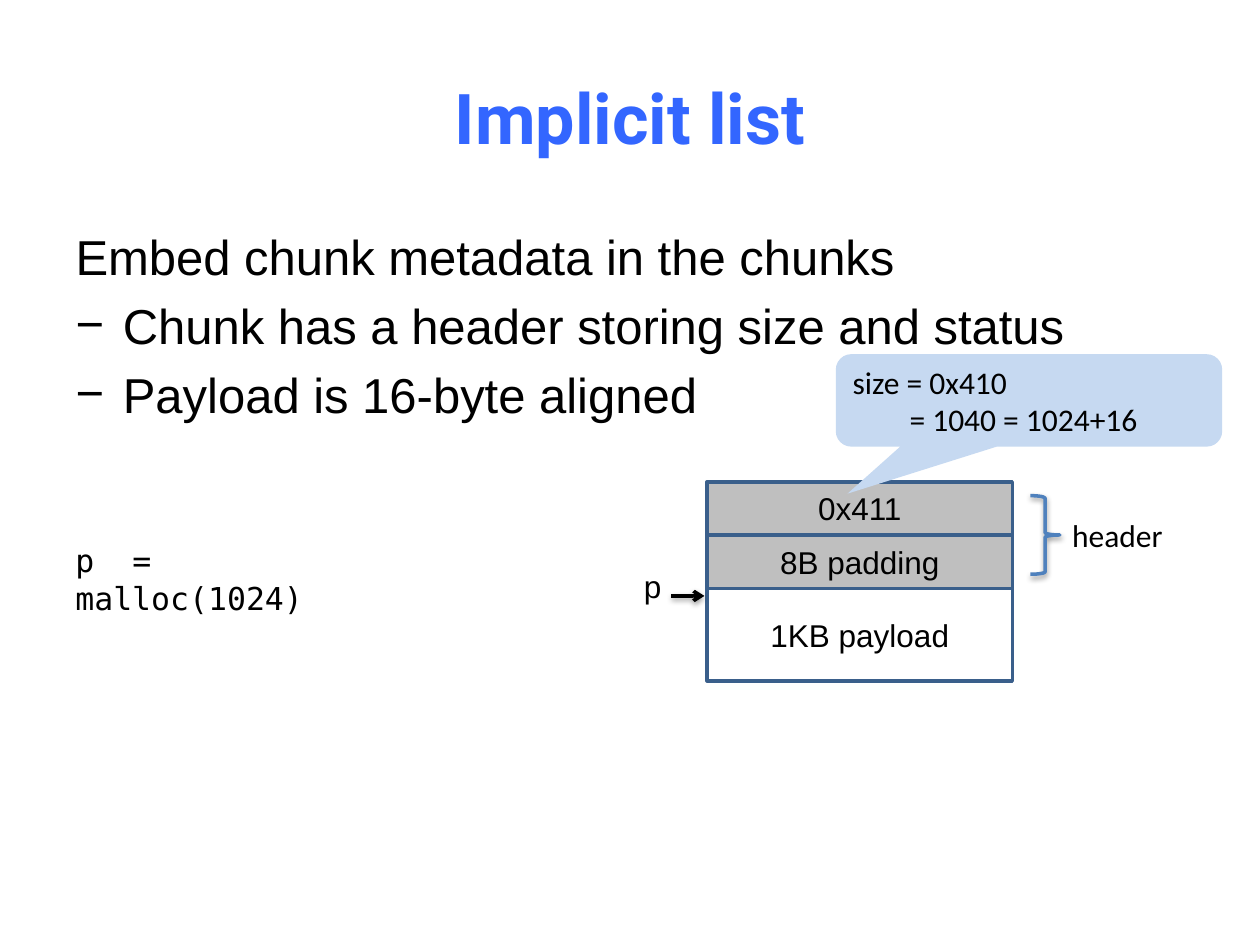
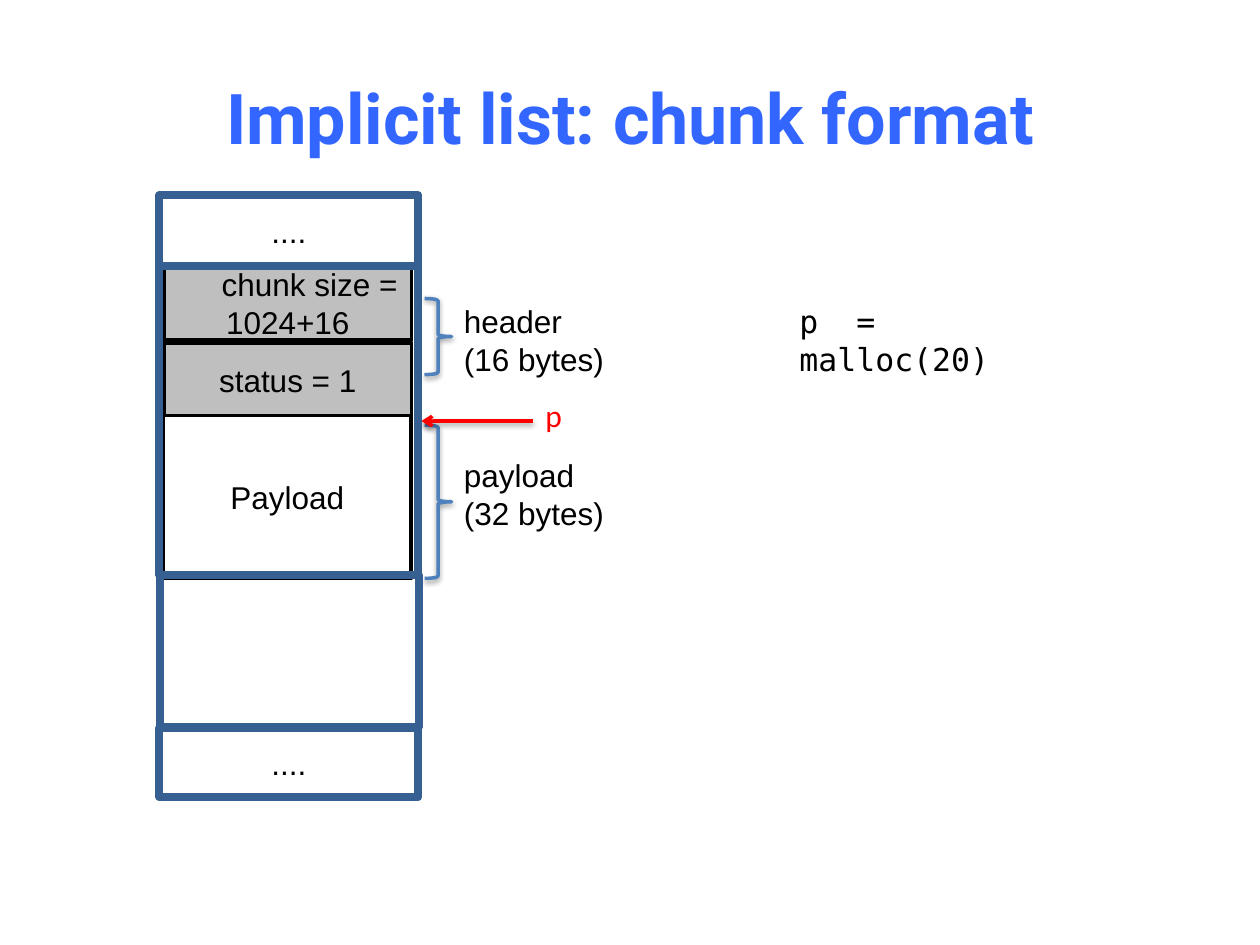
Before and after one commit to NYU-CSO/nyu-cso.github.io, a slide deck: slide 21 of notes/14-Dynamic_Allocator.pptx. Drawn at 1260x945 pixels with LibreOffice and Linux fonts; fonts in the diff are those of the drawing. Boxes give left, top, right and bottom in pixels: in the first picture for what was removed or moved away, otherwise in the second. Text is boxed around its words. In the diff, an @@ line names an element or a change of style, - is before the commit and + after.

```diff
--- a/notes/14-Dynamic_Allocator.pptx
+++ b/notes/14-Dynamic_Allocator.pptx
@@ title at <box>226,91,1034,159</box>: text changed @@
-Implicit list
+Implicit list: chunk format
@@ rectangle added at <box>160,195,420,266</box>, outline #376092 4.5 pt, 18 pt, text #000000 @@
+....
@@ text removed at <box>76,239,1065,423</box> @@
-Embed chunk metadata in the chunks
-− Chunk has a header storing size and status
-− Payload is 16-byte aligned
@@ rectangle added at <box>160,266,420,575</box>, outline #376092 4.5 pt @@
@@ right brace: place and size @@
-right brace at <box>1031,495,1060,573</box>
+right brace at <box>425,299,451,374</box>
@@ text at <box>799,315,989,375</box>: text changed @@
-p = malloc(1024)
+p = malloc(20)
@@ rounded speech box removed at <box>835,354,1222,446</box> @@
-size = 0x410
-= 1040 = 1024+16
@@ rectangle "Payload": place and size @@
-rectangle "Payload" at <box>707,588,1012,680</box>
+rectangle "Payload" at <box>164,416,412,578</box>
@@ rectangle "Payload" at <box>164,416,412,578</box>: outline #3A5F8C 2 pt to #000000 2 pt @@
@@ text "p": place and size @@
-text "p" at <box>644,581,662,604</box>
+text "p" at <box>545,411,562,432</box>
@@ text "p" at <box>545,411,562,432</box>: font Arial to Calibri, text colour #000000 to #FF0000; alignment centre to left @@
@@ arrow added from (533, 421) to (421, 421), #FF0000 2 pt @@
@@ group added at <box>164,266,604,578</box>: 2 rectangles, 2 texts, 1 right brace @@
+chunk size = 1024+16
+header
+(16 bytes)
+status = 1
+payload
+(32 bytes)
@@ text in rectangle at <box>230,486,344,515</box>: text changed @@
-1KB payload
+Payload
@@ rectangle removed at <box>707,481,1012,534</box> @@
-0x411
@@ rectangle removed at <box>707,536,1012,588</box> @@
-8B padding
@@ text removed at <box>1072,525,1162,548</box> @@
-header
@@ rectangle added at <box>160,576,420,728</box>, outline #376092 4.5 pt @@
@@ arrow removed from (672, 596) to (704, 596) @@
@@ rectangle added at <box>160,727,420,796</box>, outline #376092 4.5 pt, 18 pt, text #000000 @@
+....
```
Also in this commit, not shown: 14 other slides changed, 5 slides added, 5 slides removed, 3 other files.
